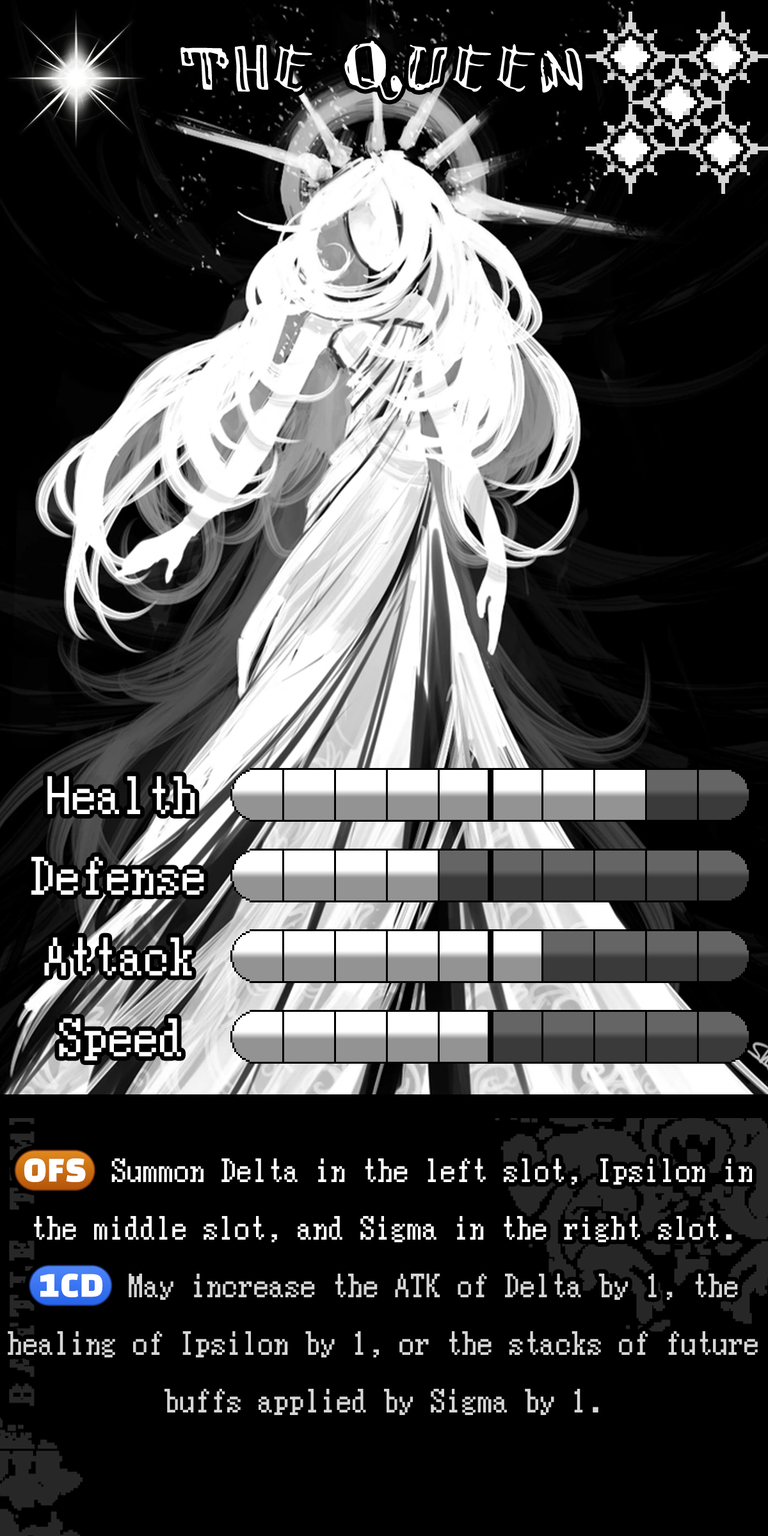
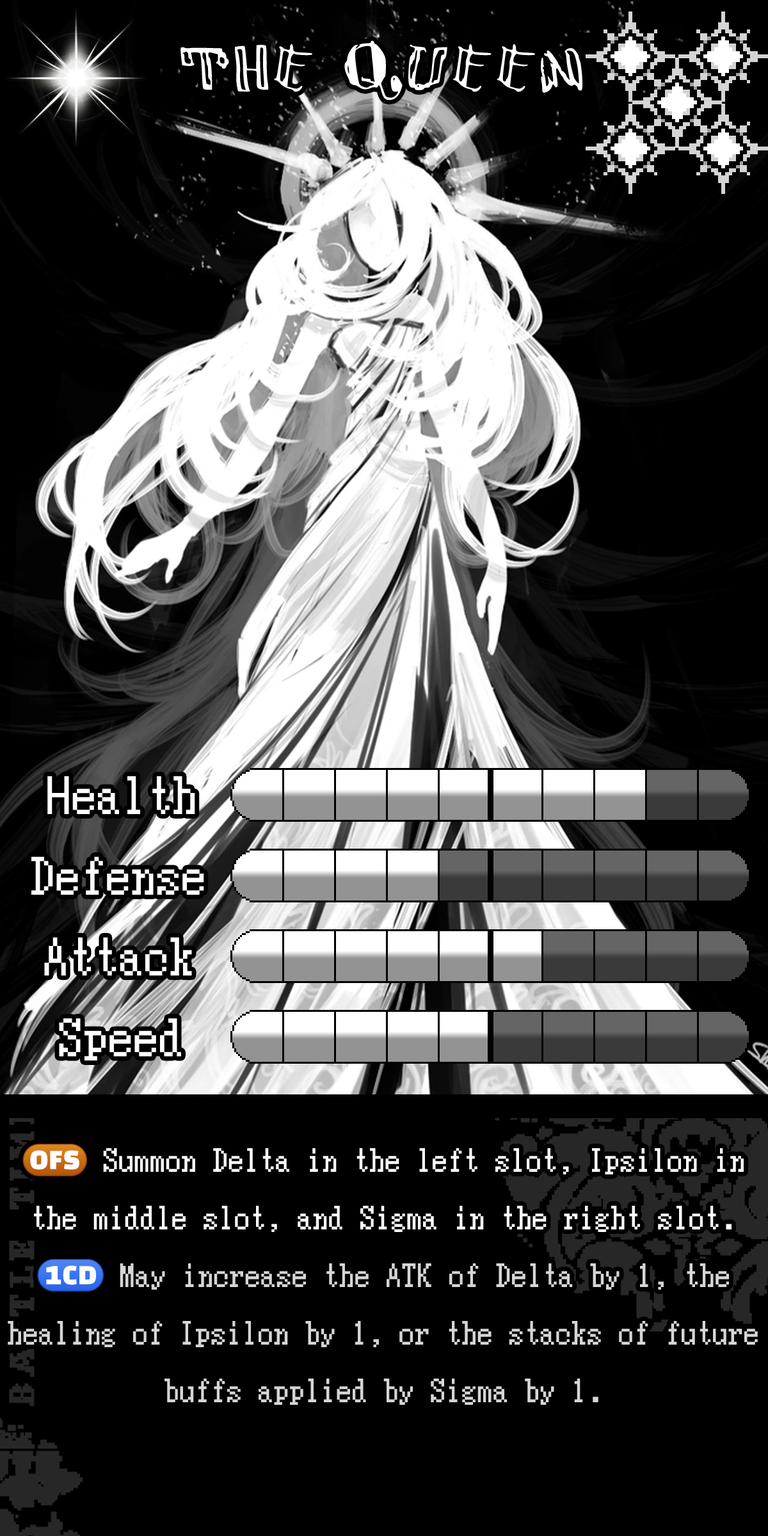
Layer changes from the first 768×1536 image to the second:
painted on "Ability" over [left=7, top=1143, right=758, bottom=1415]
